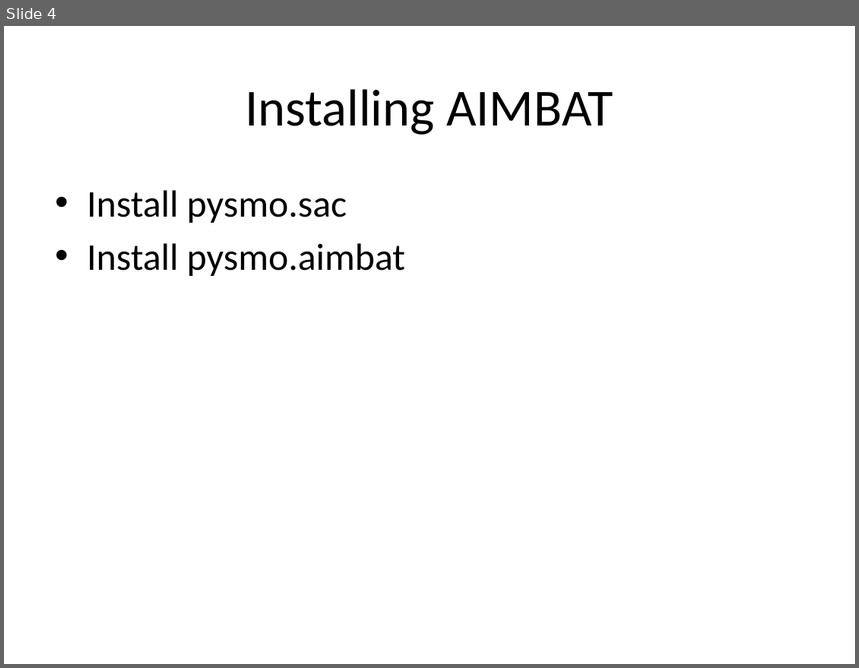
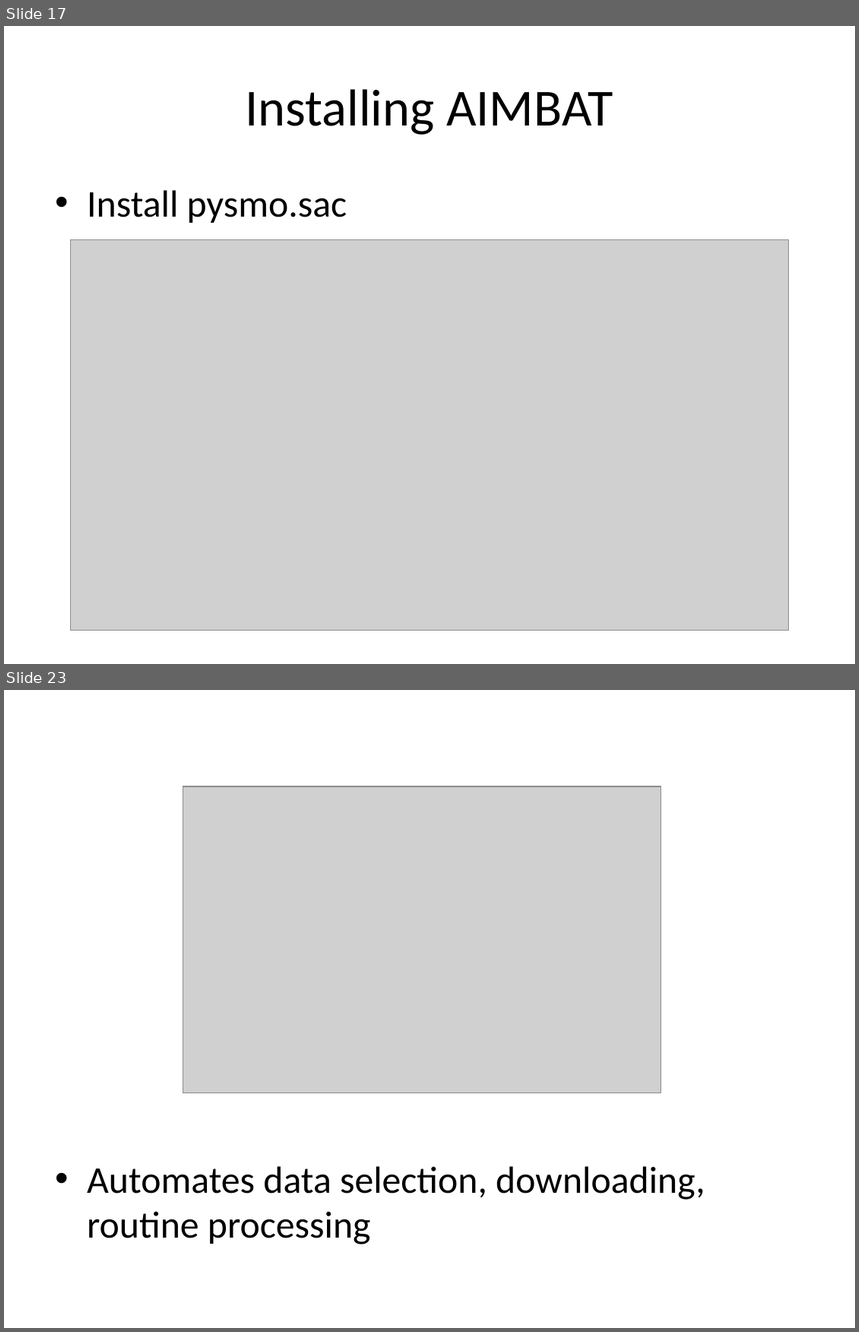
Before and after one commit to lkloh/USArray, a slide deck: AIMBAT/AIMBAT.pptx. Shown one above the other, each under a label of ours: slide 4 before the commit, slides 17 and 23 after it; the slides between them are not shown. The pictures are 859x668 and 859x1332 pixels, drawn with LibreOffice and Linux fonts; fonts in the diff are those of the drawing; grey boxes stand for pictures. Boxes give left, top, right and bottom in pixels: in the first picture for what was removed or moved away, otherwise in the second. Text is boxed around its words. In the diff, an @@ line names an element or a change of style, - is before the commit and + after.

```diff
--- a/AIMBAT/AIMBAT.pptx
+++ b/AIMBAT/AIMBAT.pptx
@@ slide 23 added at (x1=4, y1=690, x2=855, y2=1328), background #FFFFFF @@
@@ picture added at (x1=183, y1=787, x2=661, y2=1094) @@
@@ text added at (x1=87, y1=1167, x2=705, y2=1245), 32 pt, text #000000 @@
+• Automates data selection, downloading, routine processing
@@ what was slide 4 is now slide 17 @@
@@ slide 17 changed as well @@
@@ picture added at (x1=70, y1=240, x2=789, y2=630) @@
@@ text at (x1=87, y1=243, x2=405, y2=276): paragraph removed @@
-• Install pysmo.aimbat
```
Also in this commit, not shown: 4 other slides changed, 26 other slides added, 1 slide removed, 1 other file.
